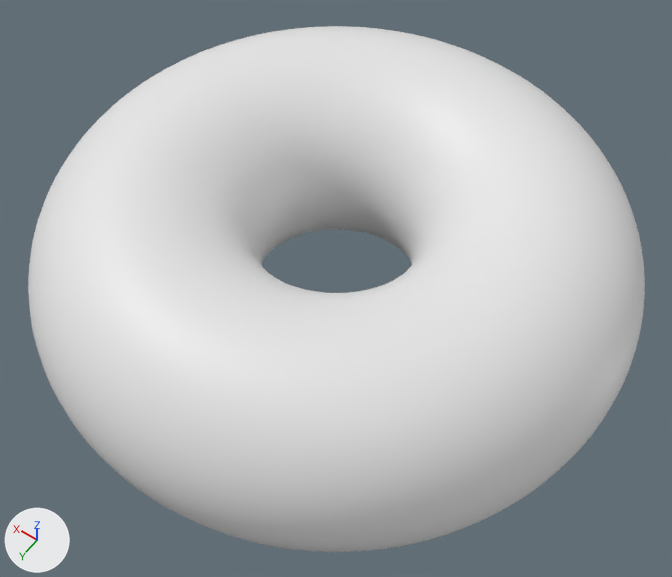
What one commit did to the Blender file Blender/project2_making_donuts/chapter02.blend.
Camera for both pictures: a 50 mm camera at (-0.745, 1.095, 1.572) aimed at (-0.024, 0.085, -0.014). Arrows for +X, +Y and +Z are at lower left; the lights stay in place.
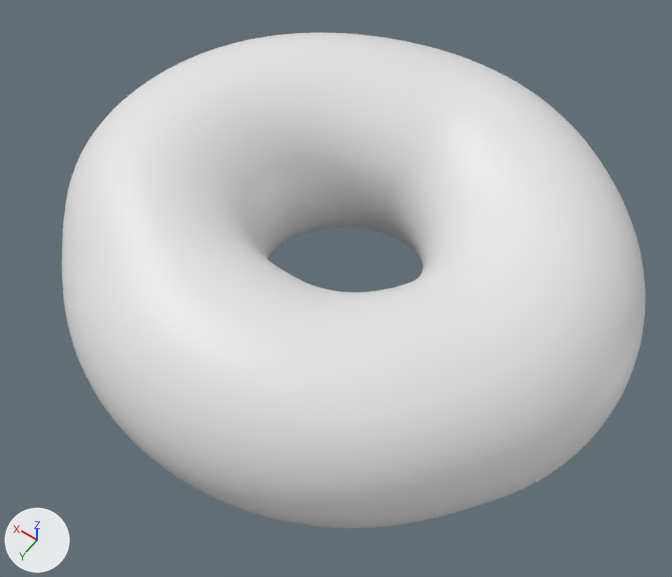
What the commit changed:
me_torus_001 is used by ob_torus_001; location (0.0, 0.0, 0.0).
me_torus_001 had 384 vertices, 384 faces and spanned x -0.654..0.646, y -0.6..0.705, z -0.205..0.299.
me_torus_001 now has 384 vertices, 384 faces and spans x -0.656..0.647, y -0.63..0.63, z -0.249..0.283.
me_torus_001 part 1: 384 of 384 vertices moved; they spanned x -0.654..0.646, y -0.6..0.705, z -0.205..0.299 and now span x -0.656..0.647, y -0.63..0.63, z -0.249..0.283; mean shift (0.005, -0.046, -0.044); largest move (-0.404, 0.053, 0.296) -> (-0.414, 0.001, 0.208).

Changed parts and their boxes [x1, y1, x2, y2] in the pictures (672 x 577 px):
'Torus.001', reshaped: before [28, 26, 645, 552]; after [62, 32, 645, 528]
